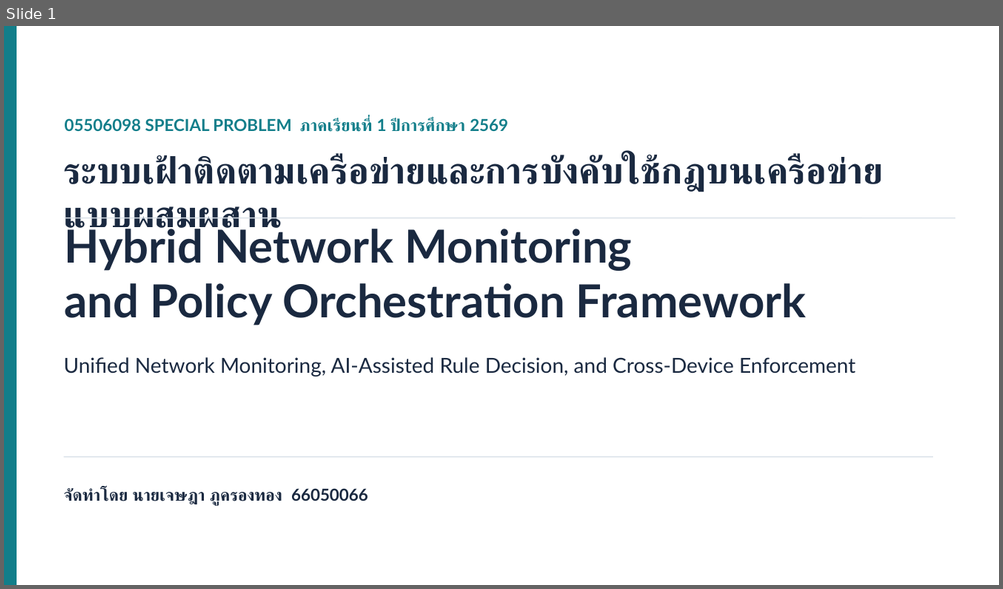
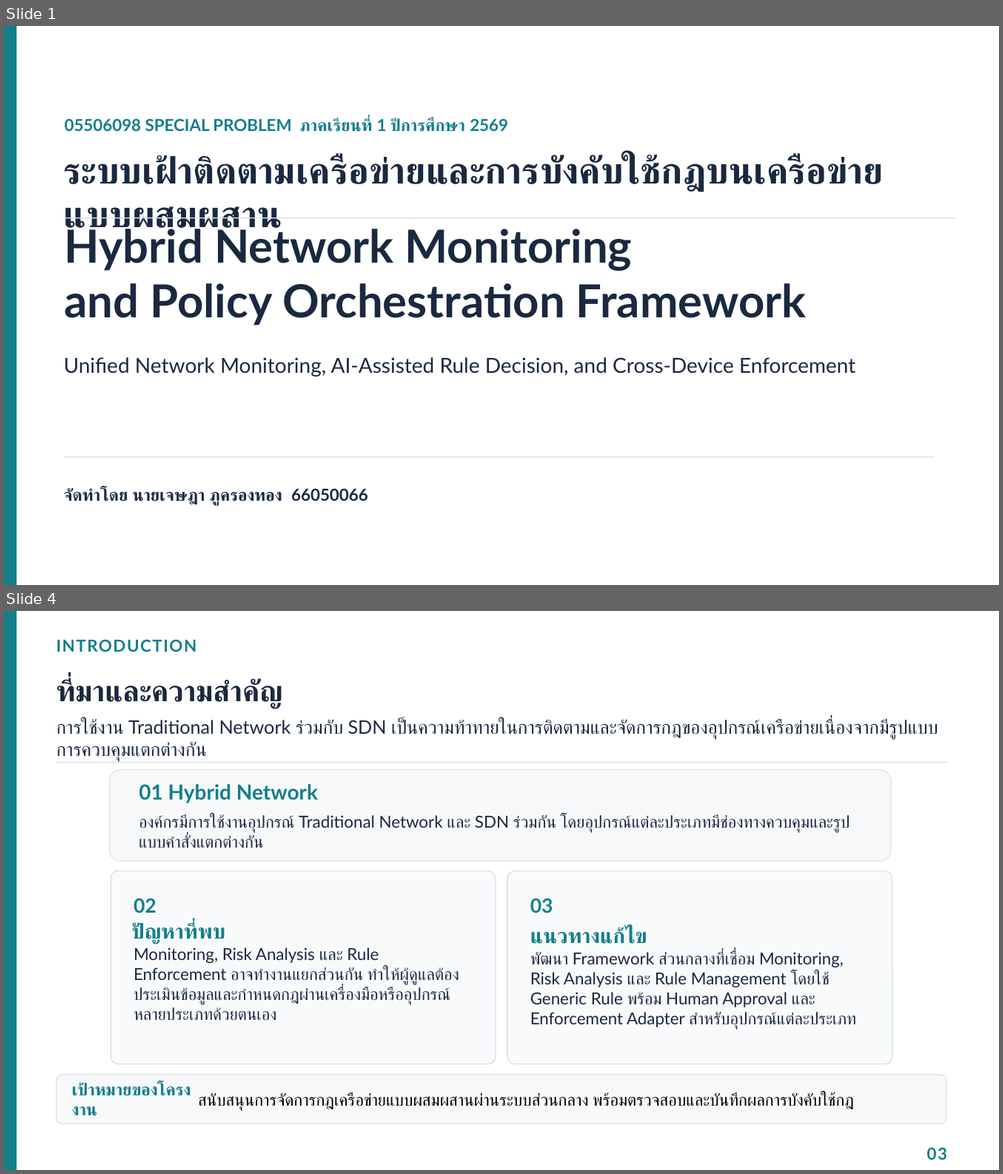
Before and after one commit to Jesadaphoukrongthong/Hybrid-Network-Monitoring-and-Policy-Orchestration-Framework, a slide deck: docs/paper/Hybrid_Framework_Presentation.pptx. Shown one above the other, each under a label of ours: slide 1 before the commit, slides 1 and 4 after it; the slides between them are not shown. The pictures are 1003x589 and 1003x1174 pixels, drawn with LibreOffice and Linux fonts; fonts in the diff are those of the drawing. Boxes give left, top, right and bottom in pixels: in the first picture for what was removed or moved away, otherwise in the second. Text is boxed around its words. In the diff, an @@ line names an element or a change of style, - is before the commit and + after.

```diff
--- a/docs/paper/Hybrid_Framework_Presentation.pptx
+++ b/docs/paper/Hybrid_Framework_Presentation.pptx
@@ slide 4 added at [4, 611, 999, 1170], background #FFFFFF @@
@@ rectangle added at [4, 611, 16, 1170], fill #127E8A, outline #127E8A 1 pt @@
@@ text added at [57, 639, 197, 652], 16 pt, text #127E8A, bold @@
+INTRODUCTION
@@ text added at [57, 678, 283, 709], 28 pt, text #1A2940, bold @@
+ที่มาและความสำคัญ
@@ text added at [57, 720, 937, 761], 18 pt, text #1A2940 @@
+การใช้งาน Traditional Network ร่วมกับ SDN เป็นความท้าทายในการติดตามและจัดการกฎของอุปกรณ์เครือข่ายเนื่องจากมีรูปแบบการควบคุมแตกต่างกัน
@@ line added from (57, 763) to (947, 763), #D8E0E8 1 pt @@
@@ rounded rectangle added at [109, 770, 891, 861], fill #F6F8FA, outline #D8E0E8 0.75 pt @@
@@ text added at [139, 784, 318, 803], 20 pt, text #127E8A, bold @@
+01 Hybrid Network
@@ text added at [139, 815, 850, 848], 16 pt, text #1A2940 @@
+องค์กรมีการใช้งานอุปกรณ์ Traditional Network และ SDN ร่วมกัน โดยอุปกรณ์แต่ละประเภทมีช่องทางควบคุมและรูปแบบคำสั่งแตกต่างกัน
@@ group added at [111, 871, 495, 1065]: 3 texts, 1 rounded rectangle @@
+02
+ปัญหาที่พบ
+Monitoring, Risk Analysis และ Rule Enforcement อาจทำงานแยกส่วนกัน ทำให้ผู้ดูแลต้องประเมินข้อมูลและกำหนดกฎผ่านเครื่องมือหรืออุปกรณ์หลายประเภทด้วยตนเอง
@@ group added at [508, 871, 893, 1065]: 3 texts, 1 rounded rectangle @@
+03
+แนวทางแก้ไข
+พัฒนา Framework ส่วนกลางที่เชื่อม Monitoring, Risk Analysis และ Rule Management โดยใช้ Generic Rule พร้อม Human Approval และ Enforcement Adapter สำหรับอุปกรณ์แต่ละประเภท
@@ rounded rectangle added at [57, 1075, 946, 1125], fill #F6F8FA, outline #D8E0E8 0.75 pt @@
@@ text added at [72, 1083, 84, 1096], 16 pt, text #127E8A, bold @@
+เป้าหมายของโครงงาน
@@ text added at [198, 1093, 854, 1111], 16 pt, text #000000 @@
+สนับสนุนการจัดการกฎเครือข่ายแบบผสมผสานผ่านระบบส่วนกลาง พร้อมตรวจสอบและบันทึกผลการบังคับใช้กฎ
@@ text added at [927, 1147, 947, 1160], 16 pt, text #127E8A, bold @@
+03
```
Also in this commit, not shown: 13 slides changed, 3 other slides added, 8 slides removed, 6 other files.
